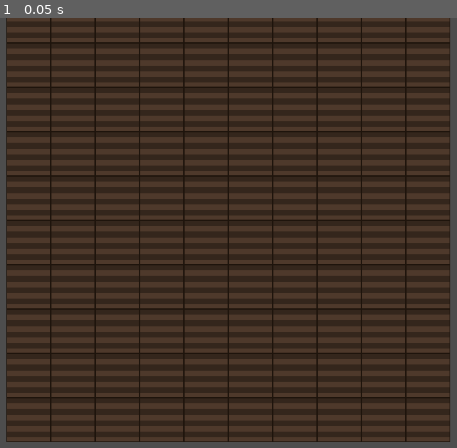
Above: before the commit, frame 1.
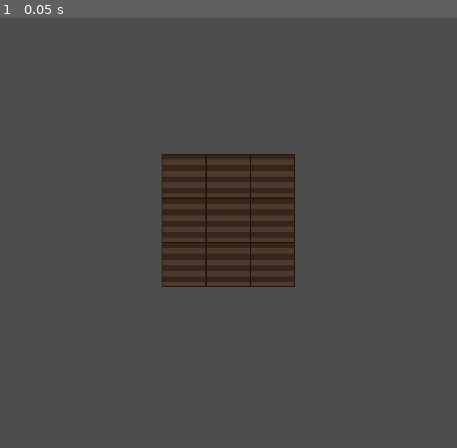
Above: after the commit, the same moment.

Repository: ZaneShan/CMPM-121-F
Game: Godot game, scene res://Tests/TestGrid.tscn
Two runs of this game, one before a commit and one after it. Both use one fixed random seed, a clock stepped at 60 frames per second and the inputs below. This scene is started directly instead of the project's main scene.
Inputs:
- Up to frame 1 (0.05 s): no input

The runs differ from the first frame. In frame 1, 88% of the frame differs, in the area x 1-99%, y 0-99%.

Commit message:
f1.2 Adding plant-type flags and more debugging
made is_carrot, is_lettuce and is_tomato exported variables so they can be accessed from carrot lettuce and tomato scenes. This fixed issue in encoder where ever plant was returning as 0 instead of as 1, 2 and 4 respectively. Also call print_grid_state in the test function for more clarity.

Diff:
--- a/Plot.gd
+++ b/Plot.gd
@@ -148,7 +148,6 @@
 				byte_array.append_array(floatByteArray)
 				floatByteArray.encode_float(0, plot.plant.water_req)
 				byte_array.append_array(floatByteArray)
-
 				byte_array.append(get_plant_type_flag(plot.plant))  # Append plant type flag (integer)
 			else:
 				byte_array.append(0)  # No plant (encoded as an integer)
--- a/Tests/test_grid.gd
+++ b/Tests/test_grid.gd
@@ -4,30 +4,30 @@
 @onready var player_scene = preload("res://Player.tscn")
 
 # Grid parameters
-const GRID_SIZE = 5
+const GRID_SIZE = 3
 const CELL_SIZE = 64
 
 # Preload the Plot scene (this will be used to access the static functions)
 var plot_scene = preload("res://Plot.tscn")
 
 func _ready():
-	# Access GridParent node in the scene
-	var parent_node = $GridParent  # Ensure this exists in the scene
-
-	# Create the grid using the static function from Plot.gd
-	var grid = Plot.create_grid(10, 64, parent_node)  # 10x10 grid, cell size 64
-
-	# Test encoding the grid
-	var encoded_grid = Plot.encode_grid(grid, parent_node)  # Pass parent_node to encode function
-
-	print("Encoded Grid:", encoded_grid)
-
-	# Test decoding the grid back to its original form
-	var decoded_grid = Plot.decode_grid(encoded_grid, parent_node)  # Pass parent_node to decode function
-
-	# Optionally, print the results for verification
-	print("Decoded Grid:", decoded_grid)
-
+	## Access GridParent node in the scene
+	#var parent_node = $GridParent  # Ensure this exists in the scene
+#
+	## Create the grid using the static function from Plot.gd
+	#var grid = Plot.create_grid(GRID_SIZE, CELL_SIZE, parent_node)
+#
+	## Test encoding the grid
+	#var encoded_grid = Plot.encode_grid(grid, parent_node)  # Pass parent_node to encode function
+	#
+	#print("Encoded Grid:", encoded_grid)
+	#
+	## Test decoding the grid back to its original form
+	#var decoded_grid = Plot.decode_grid(encoded_grid, parent_node)  # Pass parent_node to decode function
+#
+	## Optionally, print the results for verification
+	#print("Decoded Grid:", decoded_grid)
+	test_encoder_decoder()
 # Test function
 func test_encoder_decoder():
 	# Create a grid and parent node
@@ -35,14 +35,13 @@
 	var test_grid = Plot.create_grid(GRID_SIZE, CELL_SIZE, parent_node)  # Create the grid using static method
 
 	# Populate the test grid with sample data
-	var player_plot = Vector2(1, 1)  # Player on this plot
 	for x in range(GRID_SIZE):
 		for y in range(GRID_SIZE):
 			var plot = test_grid[x][y]
 			plot.sun_level = x * 10.0 + y
 			plot.water_level = 20.0 - (x + y)
 
-			if x == player_plot.x and y == player_plot.y:
+			if plot == test_grid[0][0]:
 				plot.player = player_scene.instantiate()  # Instantiate the player scene for this plot
 			else:
 				plot.player = null
@@ -86,7 +85,7 @@
 			else:
 				assert(decoded_plot.plant == null, "Unexpected plant at ($x, $y)")
 	print_grid_state(test_grid)
-	print("Test passed!")
+	#print("Test passed!")
 
 # Helper function to print grid state for debugging
 func print_grid_state(grid):
--- a/plants/Carrot.tscn
+++ b/plants/Carrot.tscn
@@ -5,6 +5,7 @@
 [node name="Plant" instance=ExtResource("1_wm1uy")]
 sun_req = 7.0
 water_req = 3.0
+is_carrot = true
 
 [node name="plant_stage_1" parent="." index="0"]
 scale = Vector2(0.5, 0.5)
--- a/plants/Lettuce.tscn
+++ b/plants/Lettuce.tscn
@@ -8,6 +8,7 @@
 [node name="Plant" instance=ExtResource("1_snutp")]
 sun_req = 5.0
 water_req = 5.0
+is_lettuce = true
 
 [node name="plant_stage_1" parent="." index="0"]
 scale = Vector2(0.5, 0.5)
--- a/plants/Plant.gd
+++ b/plants/Plant.gd
@@ -11,9 +11,9 @@
 var plant_stage_2 = null
 var plant_stage_3 = null
 
-var is_lettuce = false
-var is_carrot = false
-var is_tomato = false
+@export var is_lettuce = false
+@export var is_carrot = false
+@export var is_tomato = false
 
 func _ready():
 	# Get references to the child Sprite nodes for each growth stage
--- a/plants/Tomato.tscn
+++ b/plants/Tomato.tscn
@@ -8,6 +8,7 @@
 [node name="Plant" instance=ExtResource("1_unjtv")]
 sun_req = 3.0
 water_req = 7.0
+is_tomato = true
 
 [node name="plant_stage_1" parent="." index="0"]
 scale = Vector2(0.5, 0.5)
